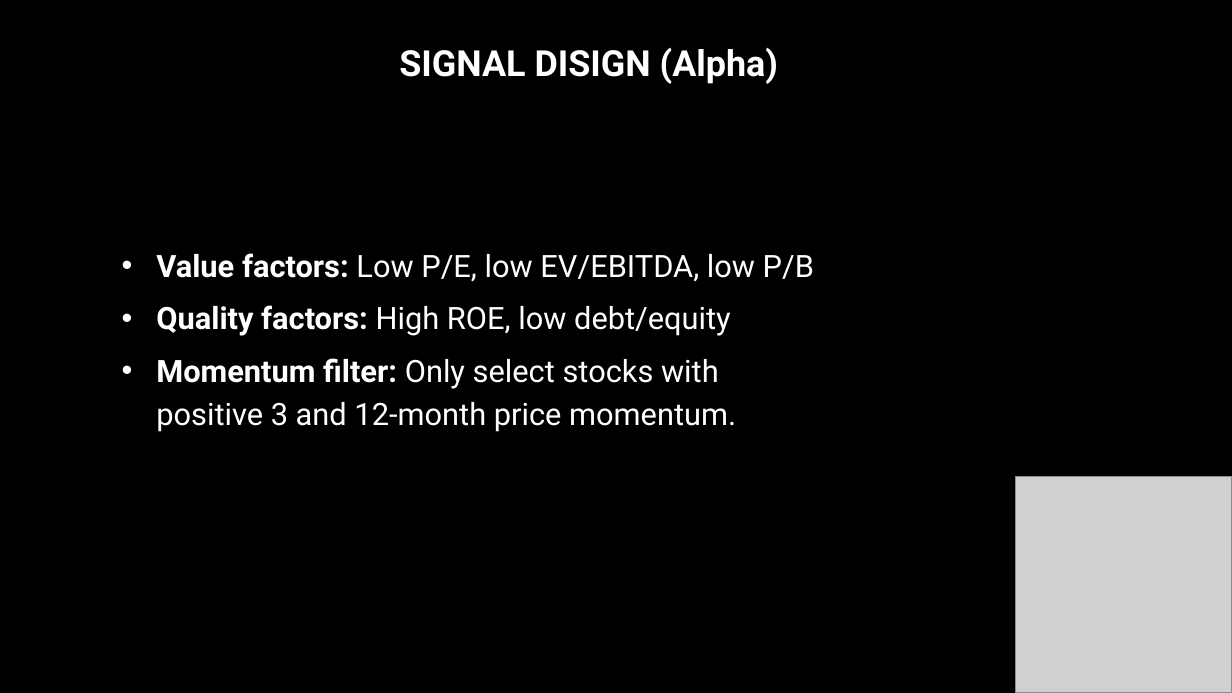
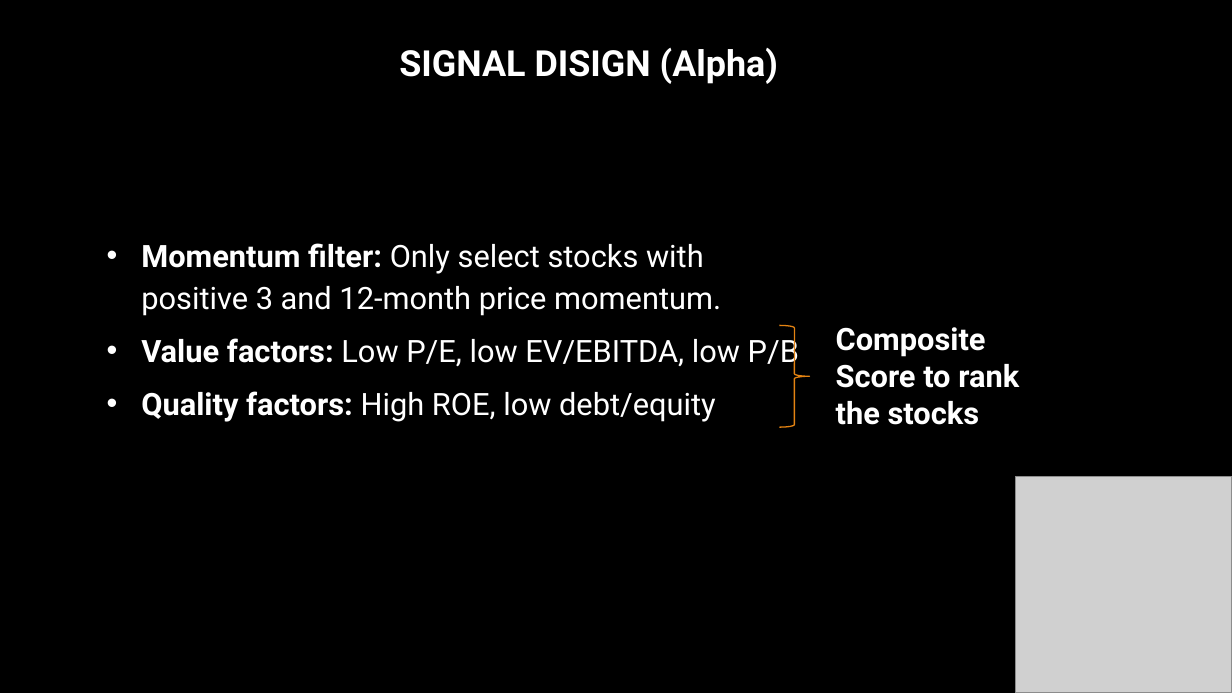
Before and after one commit to GeorgeMoschovis/Value-Quality-Momentum-Strategy, a slide deck: slide 5 of Presentation/Strategy_Pitch (2).pptx. Drawn at 1232x693 pixels with LibreOffice and Linux fonts; fonts in the diff are those of the drawing; grey boxes stand for pictures. Boxes give left, top, right and bottom in pixels: in the first picture for what was removed or moved away, otherwise in the second. Text is boxed around its words. In the diff, an @@ line names an element or a change of style, - is before the commit and + after.

```diff
--- a/Presentation/Strategy_Pitch (2).pptx
+++ b/Presentation/Strategy_Pitch (2).pptx
@@ text "Momentum filter: Only select stocks ...": place and size @@
-text "Momentum filter: Only select stocks ..." at box(156, 253, 814, 432)
+text "Momentum filter: Only select stocks ..." at box(141, 243, 799, 422)
@@ text at box(141, 243, 721, 316): paragraph added @@
+• Momentum filter: Only select stocks with positive 3 and 12-month price momentum.
@@ right brace added at box(779, 325, 810, 427), outline #E48312 1 pt @@
@@ text added at box(836, 327, 1019, 425), 24 pt, text #FFFFFF, bold @@
+Composite Score to rank the stocks
@@ text at box(156, 358, 736, 432): paragraph removed @@
-• Momentum filter: Only select stocks with positive 3 and 12-month price momentum.
```
Also in this commit, not shown: 3 other slides changed, 5 slides added, 5 other files.
